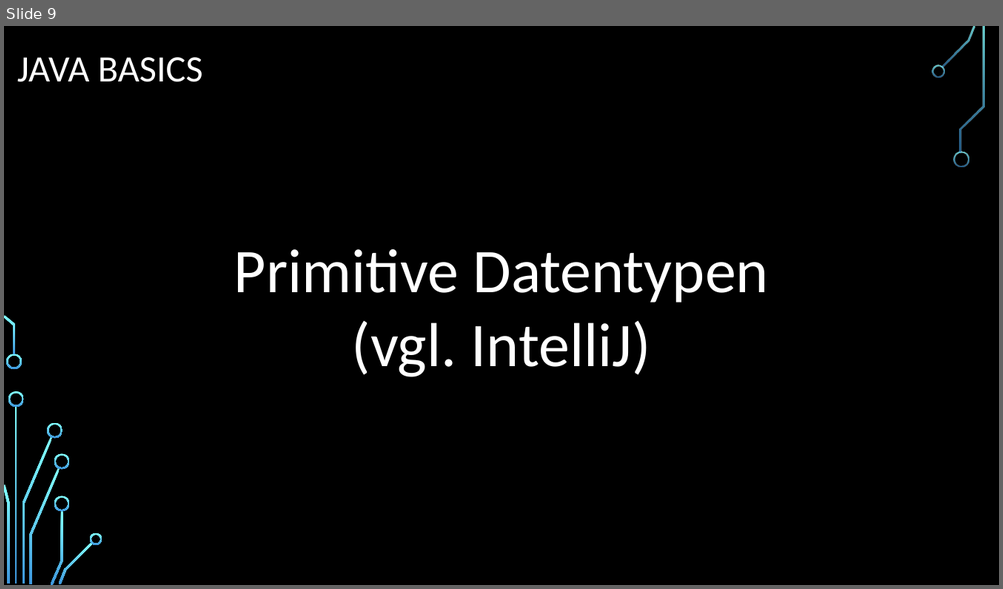
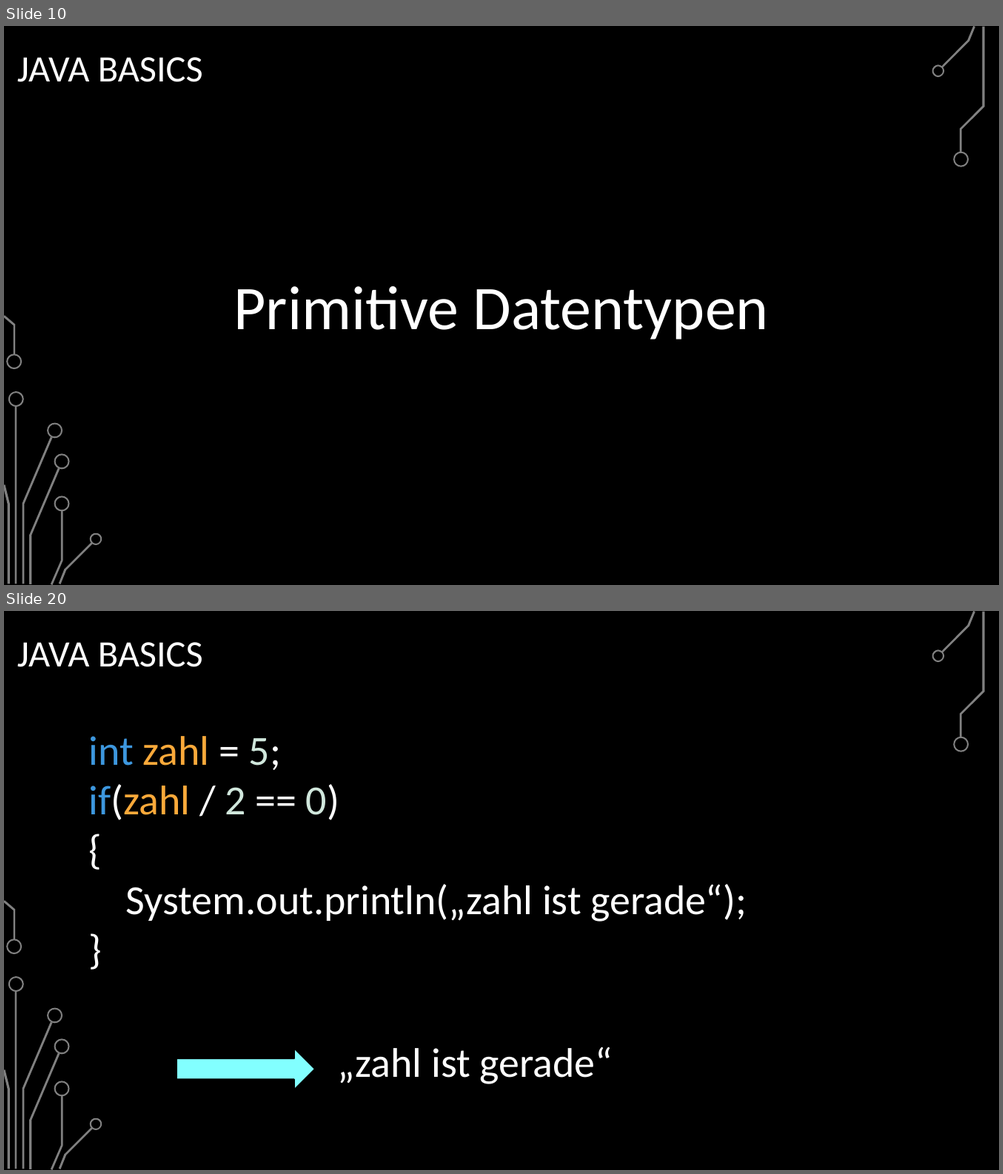
Before and after one commit to BelmontR/Java-Tutorial-Course, a slide deck: Java Grundkurs.pptx. Shown one above the other, each under a label of ours: slide 9 before the commit, slides 10 and 20 after it; the slides between them are not shown. The pictures are 1003x589 and 1003x1174 pixels, drawn with LibreOffice and Linux fonts; fonts in the diff are those of the drawing; background and template pictures are left out. Boxes give left, top, right and bottom in pixels: in the first picture for what was removed or moved away, otherwise in the second. Text is boxed around its words. In the diff, an @@ line names an element or a change of style, - is before the commit and + after.

```diff
--- a/Java Grundkurs.pptx
+++ b/Java Grundkurs.pptx
@@ slide 20 added at (4,611,999,1170), background picture (left out); not listed: 17 template elements that a slide beside it also shows @@
@@ title added at (17,642,203,667), 36 pt, text #FFFFFF @@
+JAVA BASICS
@@ text added at (88,736,746,922), 40 pt, text #FFFFFF @@
+int zahl = 5;
+if(zahl / 2 == 0)
+{
+System.out.println(„zahl ist gerade“);
+}
@@ right arrow added at (176,1049,314,1091), fill #82FFFF, outline #000000 1.25 pt @@
@@ text added at (338,1047,612,1085), 40 pt, text #FFFFFF @@
+„zahl ist gerade“
@@ what was slide 9 is now slide 10 @@
@@ slide 10 changed as well @@
@@ fill gradient #82FFFF to #3D97DE to #808080 in 17 elements at (6,355,22,370), (4,315,15,355), (15,406,17,585), (22,437,52,584), (8,392,24,407), (4,485,9,584), (47,423,63,439), (29,469,60,585), (51,511,63,585), (54,454,70,470), (54,496,70,511), (59,543,93,585), (90,534,102,545), (941,26,976,67), (931,64,944,78), (953,151,969,167), (960,27,984,153) @@
@@ text at (234,286,768,340): text changed @@
-Primitive Datentypen (vgl. IntelliJ)
+Primitive Datentypen
```
Also in this commit, not shown: 8 other slides changed, 43 other slides added, 2 other files.
